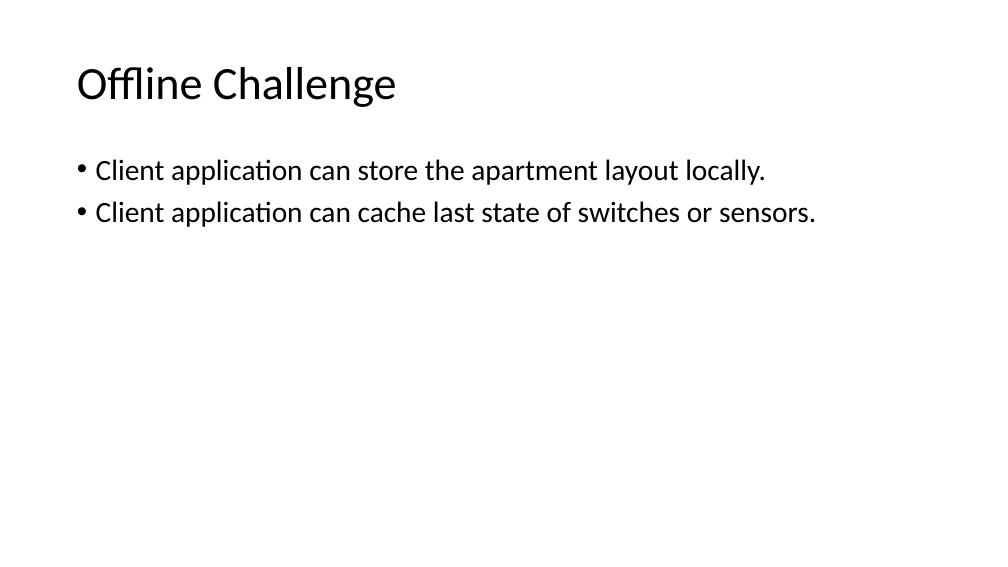
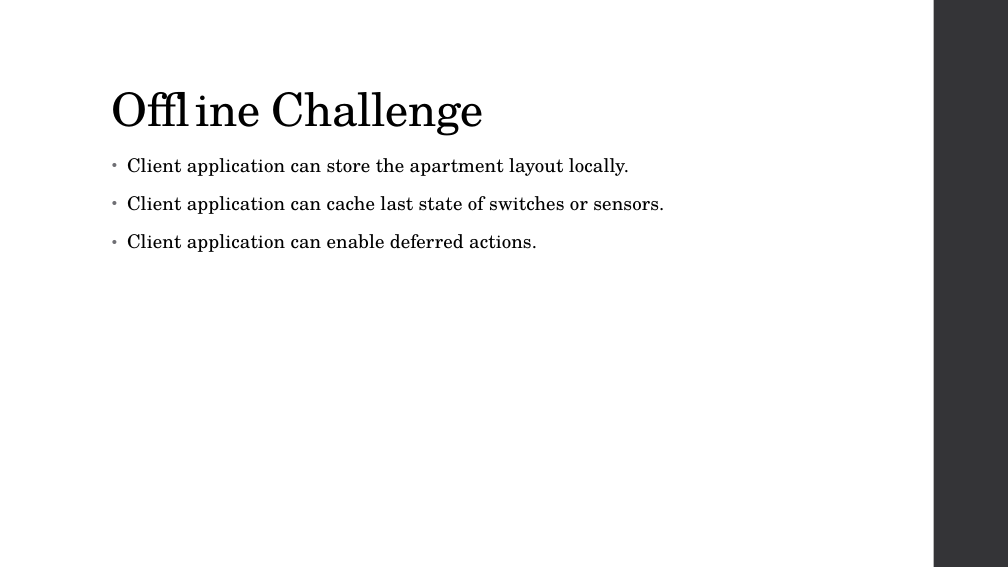
Before and after one commit to DmitryMI/EamaProject, a slide deck: slide 12 of Documentation/App idea.pptx (slide 9 before the commit). Drawn at 1008x567 pixels with LibreOffice and Linux fonts; fonts in the diff are those of the drawing. Boxes give left, top, right and bottom in pixels: in the first picture for what was removed or moved away, otherwise in the second. Text is boxed around its words. In the diff, an @@ line names an element or a change of style, - is before the commit and + after.

```diff
--- a/Documentation/App idea.pptx
+++ b/Documentation/App idea.pptx
@@ rectangle added at box(934, 0, 1008, 567), fill #353537 @@
@@ title "Offline Challenge": place and size @@
-title "Offline Challenge" at box(77, 67, 397, 107)
+title "Offline Challenge" at box(272, 92, 483, 136)
@@ title "Offline Challenge" at box(272, 92, 483, 136): font Calibri to TeX Gyre Schola, letter spacing 0 to -0.5 pt; vertical alignment middle to bottom @@
@@ text "Client application can store the ...": place and size @@
-text "Client application can store the ..." at box(96, 159, 816, 227)
+text "Client application can store the ..." at box(127, 158, 664, 252)
@@ text at box(127, 158, 664, 214): size 28 to 18 pt, font Calibri to TeX Gyre Schola, letter spacing 0 to 0.1 pt in "Client application can store the apartment layout ...", "Client application can cache last state of ..."; indent changed; line spacing 0.9 to 0.95; more space between paragraphs @@
@@ text at box(127, 234, 537, 252): paragraph added @@
+• Client application can enable deferred actions.
```
Also in this commit, not shown: 10 other slides changed, 4 slides added, 1 slide removed, 3 other files.
